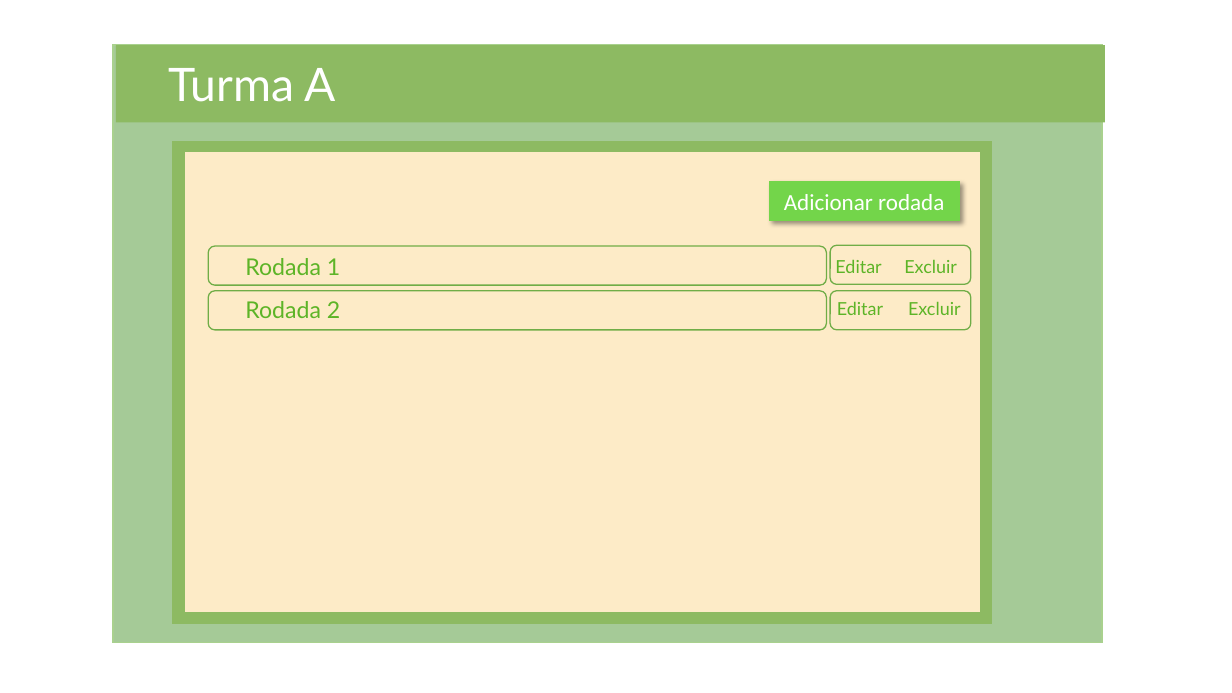
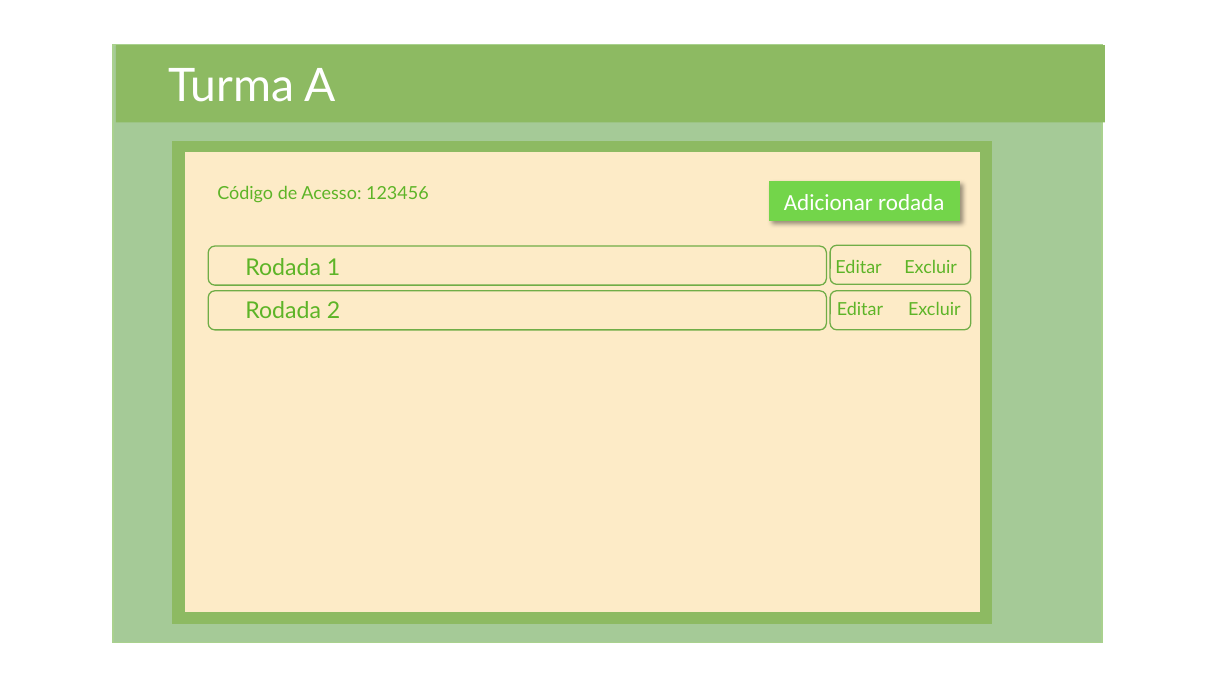
Before and after one commit to NathanReis/FTT-Recicla, a slide deck: slide 23 of DocumentacaoProjeto/Protótipo_Visual.pptx (slide 12 before the commit). Drawn at 1232x693 pixels with LibreOffice and Linux fonts; fonts in the diff are those of the drawing. Boxes give left, top, right and bottom in pixels: in the first picture for what was removed or moved away, otherwise in the second. Text is boxed around its words. In the diff, an @@ line names an element or a change of style, - is before the commit and + after.

Commit message:
Adicionando a tela de acesso a tela do aluno e criando as tabela de elementos das telas

```diff
--- a/DocumentacaoProjeto/Protótipo_Visual.pptx
+++ b/DocumentacaoProjeto/Protótipo_Visual.pptx
@@ text added at box(217, 186, 429, 202), 14 pt, text #5DB427 @@
+Código de Acesso: 123456
```
Also in this commit, not shown: 2 other slides changed, 19 slides added, 1 other file.
